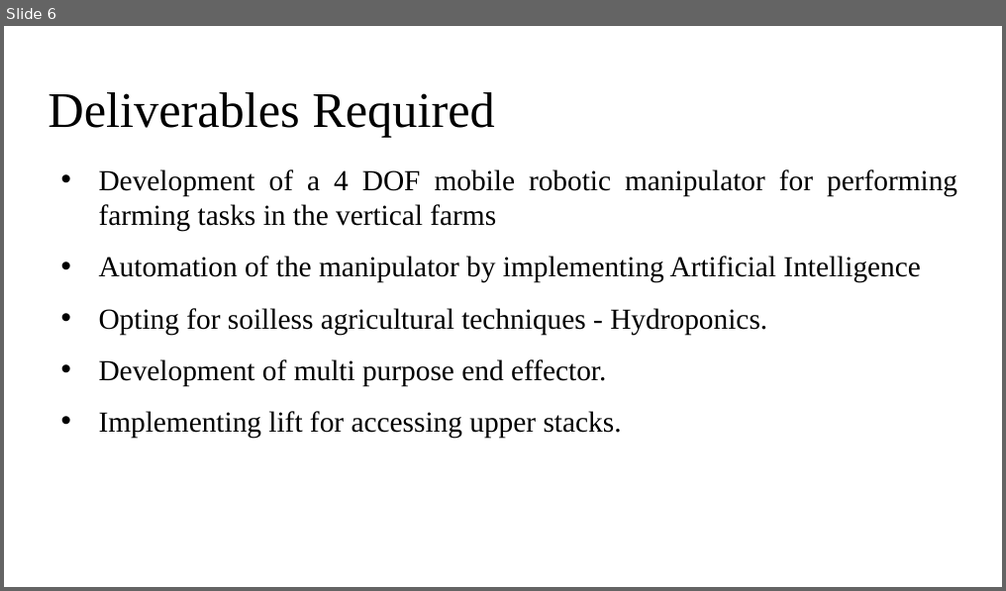
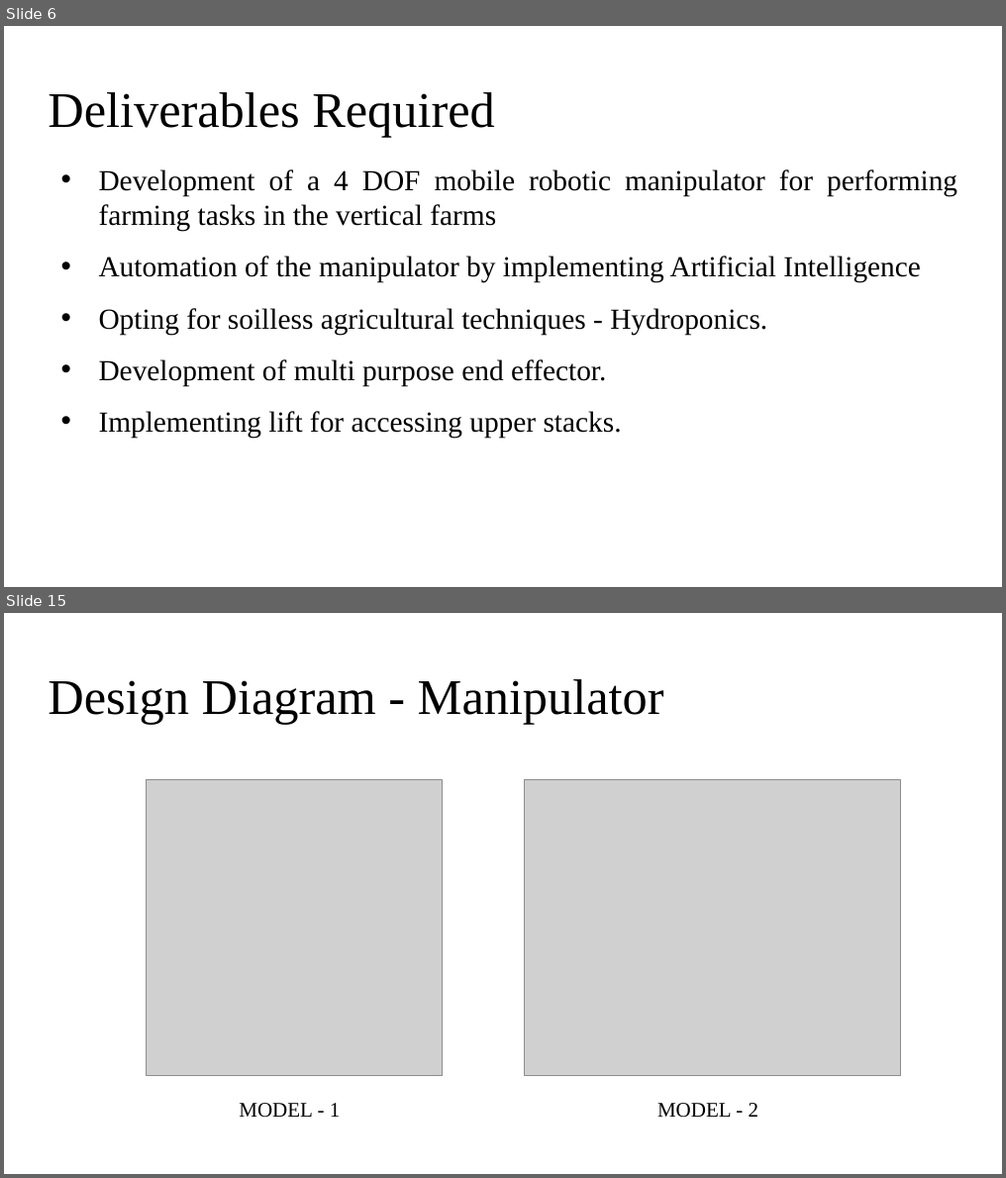
Before and after one commit to Rohith18p/Major-Project, a slide deck: AGNI Fellowship/IPTEF.pptx. Shown one above the other, each under a label of ours: slide 6 before the commit, slides 6 and 15 after it; the slides between them are not shown. The pictures are 1006x591 and 1006x1178 pixels, drawn with LibreOffice and Linux fonts; fonts in the diff are those of the drawing; grey boxes stand for pictures. Boxes give left, top, right and bottom in pixels: in the first picture for what was removed or moved away, otherwise in the second. Text is boxed around its words. In the diff, an @@ line names an element or a change of style, - is before the commit and + after.

Commit message:
New model, UG eval, Bills

```diff
--- a/AGNI Fellowship/IPTEF.pptx
+++ b/AGNI Fellowship/IPTEF.pptx
@@ slide 15 added at [4, 613, 1002, 1174], background #FFFFFF @@
@@ title added at [48, 679, 664, 725], 48 pt, text #000000 @@
+Design Diagram - Manipulator
@@ picture added at [147, 779, 442, 1075] @@
@@ picture added at [525, 779, 900, 1075] @@
@@ text added at [239, 1103, 341, 1118], 20 pt, text #000000 @@
+MODEL - 1
@@ text added at [657, 1103, 759, 1118], 20 pt, text #000000 @@
+MODEL - 2
```
Also in this commit, not shown: 6 slides changed, 13 other slides added, 54 other files.
